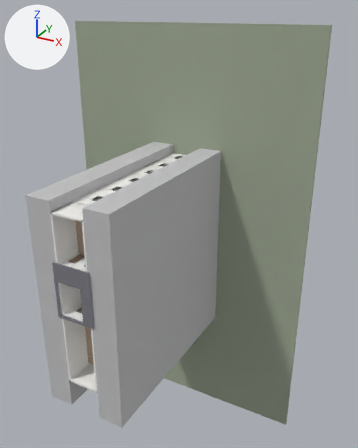
A saved change to the glTF model deliverables/contractor-as-drawn/gltf/contractor-as-drawn.glb.
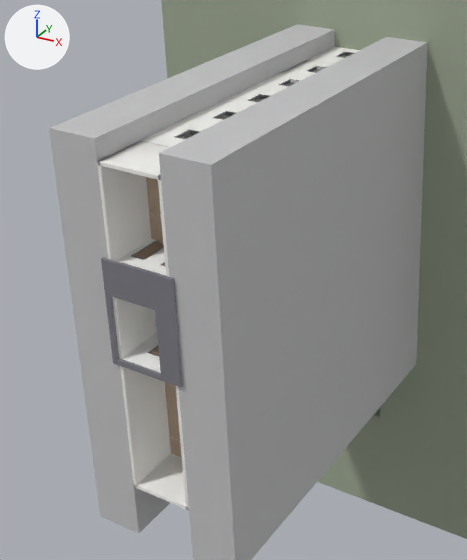
Each version is shown whole from a 50 mm lens placed at (31.8, -56.3, 41.8), pointed at (5.1, -7.6, 17.5), then close up on the part from 0% to 67% of the width and 29% to 94% of the height. Every picture has the same lights, and +X, +Y and +Z are marked at upper left. The first two pictures are the older version.

The scene before the commit, as lines of its bpy script (objects in view):
```python
ob_neighbour_west = bpy.data.objects.new('neighbour_west', me_neighbour_west)
ob_neighbour_west.location = (0.0, 0.0, 0.0)
ob_wall_f6_w001 = bpy.data.objects.new('wall_F6_W001', me_wall_f6_w001)
ob_wall_f6_w001.location = (0.0, 0.0, 0.0)
ob_wall_f6_w004 = bpy.data.objects.new('wall_F6_W004', me_wall_f6_w004)
ob_wall_f6_w004.location = (0.0, 0.0, 0.0)
ob_wall_f6_w005 = bpy.data.objects.new('wall_F6_W005', me_wall_f6_w005)
ob_wall_f6_w005.location = (0.0, 0.0, 0.0)
ob_wall_f6_w008 = bpy.data.objects.new('wall_F6_W008', me_wall_f6_w008)
ob_wall_f6_w008.location = (0.0, 0.0, 0.0)
ob_wall_f6_w009 = bpy.data.objects.new('wall_F6_W009', me_wall_f6_w009)
ob_wall_f6_w009.location = (0.0, 0.0, 0.0)
ob_wall_f6_w019 = bpy.data.objects.new('wall_F6_W019', me_wall_f6_w019)
ob_wall_f6_w019.location = (0.0, 0.0, 0.0)
# also in view: 'roof_3' at (3.6, -23.9, 14.3); 'floor_san_thuong_sau_0' at (2.0, -20.6, 21.0); 'wall_F6_W010' at (1.5, -22.2, 12.3); 'ground' at (2.0, 0.2, 12.5); 'floor_san_thuong_truoc_0' at (2.0, -20.6, 7.9)
```
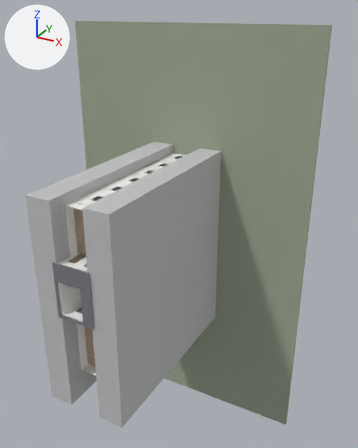
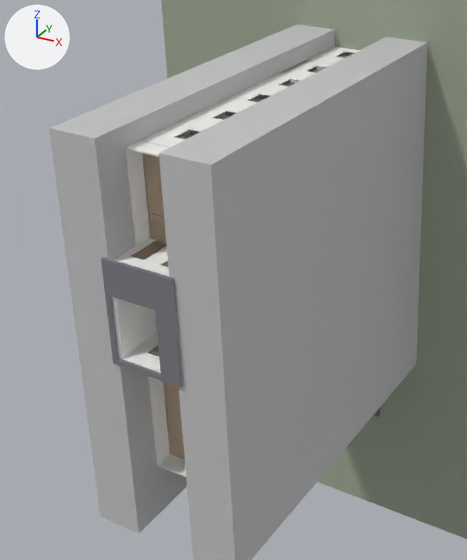
Pixel boxes (x1, y1, x2, y2) of what changed, in the close-ups (467 x 560 px):
'wall_F6_W001', deleted
    before: (120, 366, 171, 488)
'wall_F6_W004', deleted
    before: (97, 141, 152, 261)
'wall_F6_W009', deleted
    before: (133, 453, 189, 510)
'wall_F6_W019', deleted
    before: (97, 141, 170, 180)
'wall_F6_W005', deleted
    before: (176, 386, 189, 510)
'wall_F6_W008', deleted
    before: (158, 175, 169, 276)
'parapet_w.005', unchanged, uncovered by the edit
    before: (126, 141, 140, 148)
    after: (126, 141, 150, 247)
'parapet_w.004', unchanged, uncovered by the edit
    after: (148, 376, 170, 466)

The change, as a list of edits to the scene's bpy script:
```text
Remove ob_wall_f6_w001:
    ob_wall_f6_w001 = bpy.data.objects.new('wall_F6_W001', me_wall_f6_w001)
    ob_wall_f6_w001.location = (0.0, 0.0, 0.0)
Remove ob_wall_f6_w004:
    ob_wall_f6_w004 = bpy.data.objects.new('wall_F6_W004', me_wall_f6_w004)
    ob_wall_f6_w004.location = (0.0, 0.0, 0.0)
Remove ob_wall_f6_w005:
    ob_wall_f6_w005 = bpy.data.objects.new('wall_F6_W005', me_wall_f6_w005)
    ob_wall_f6_w005.location = (0.0, 0.0, 0.0)
Remove ob_wall_f6_w008:
    ob_wall_f6_w008 = bpy.data.objects.new('wall_F6_W008', me_wall_f6_w008)
    ob_wall_f6_w008.location = (0.0, 0.0, 0.0)
Remove ob_wall_f6_w009:
    ob_wall_f6_w009 = bpy.data.objects.new('wall_F6_W009', me_wall_f6_w009)
    ob_wall_f6_w009.location = (0.0, 0.0, 0.0)
Remove ob_wall_f6_w019:
    ob_wall_f6_w019 = bpy.data.objects.new('wall_F6_W019', me_wall_f6_w019)
    ob_wall_f6_w019.location = (0.0, 0.0, 0.0)
```
